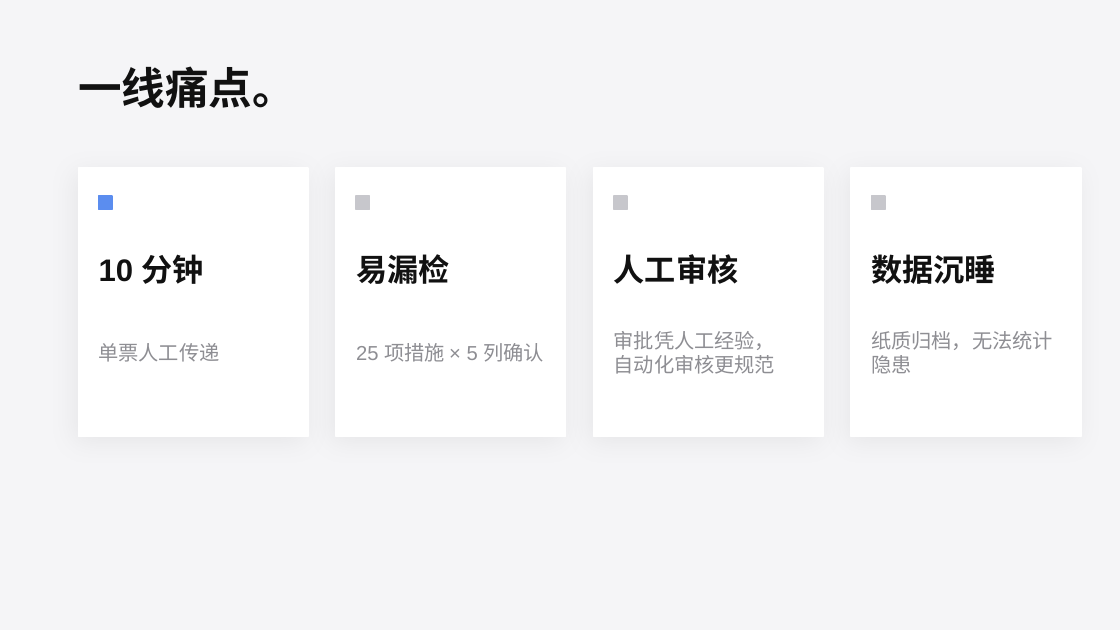
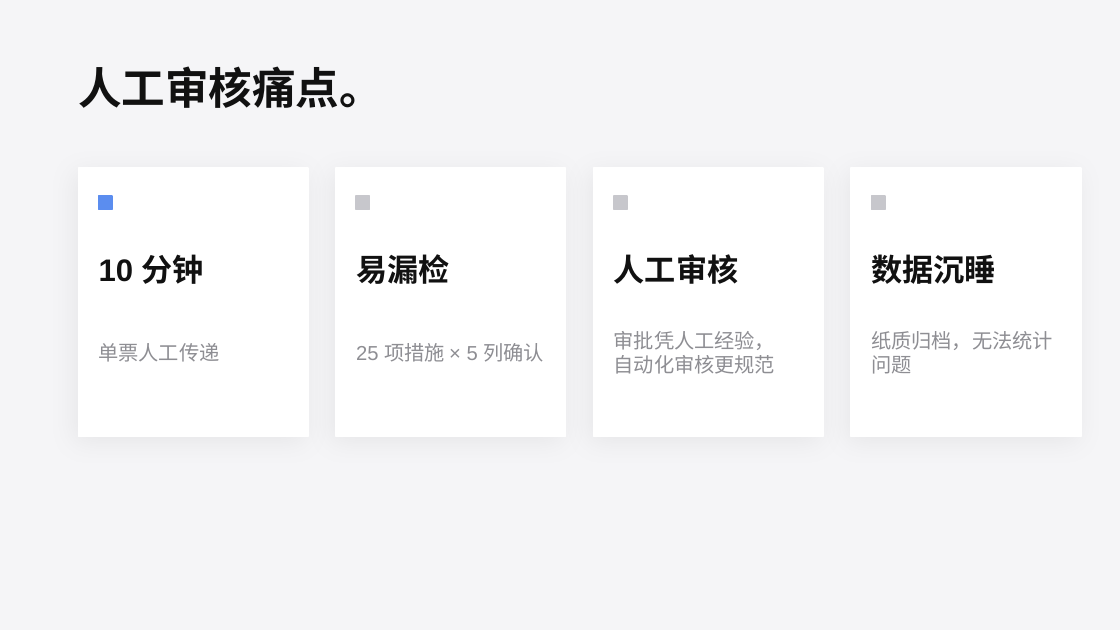
Before and after one commit to CFM503/player, a slide deck: slide 2 of 数字化安全监督员_宣传.pptx (slide 3 before the commit). Drawn at 1120x630 pixels with LibreOffice and Linux fonts; fonts in the diff are those of the drawing. Boxes give left, top, right and bottom in pixels: in the first picture for what was removed or moved away, otherwise in the second. Text is boxed around its words. In the diff, an @@ line names an element or a change of style, - is before the commit and + after.

```diff
--- a/数字化安全监督员_宣传.pptx
+++ b/数字化安全监督员_宣传.pptx
@@ text at (x1=78, y1=66, x2=383, y2=108): text changed @@
-一线痛点。
+人工审核痛点。
@@ text at (x1=871, y1=331, x2=1053, y2=374): text changed @@
-纸质归档，无法统计隐患
+纸质归档，无法统计问题
```
Also in this commit, not shown: 5 other slides changed, 13 other files.
